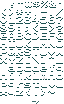
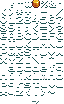
The second 64 × 104 image is a revision of the first. Changes to its layers:
painted on "Layer #1" over [32, 0, 40, 8]
